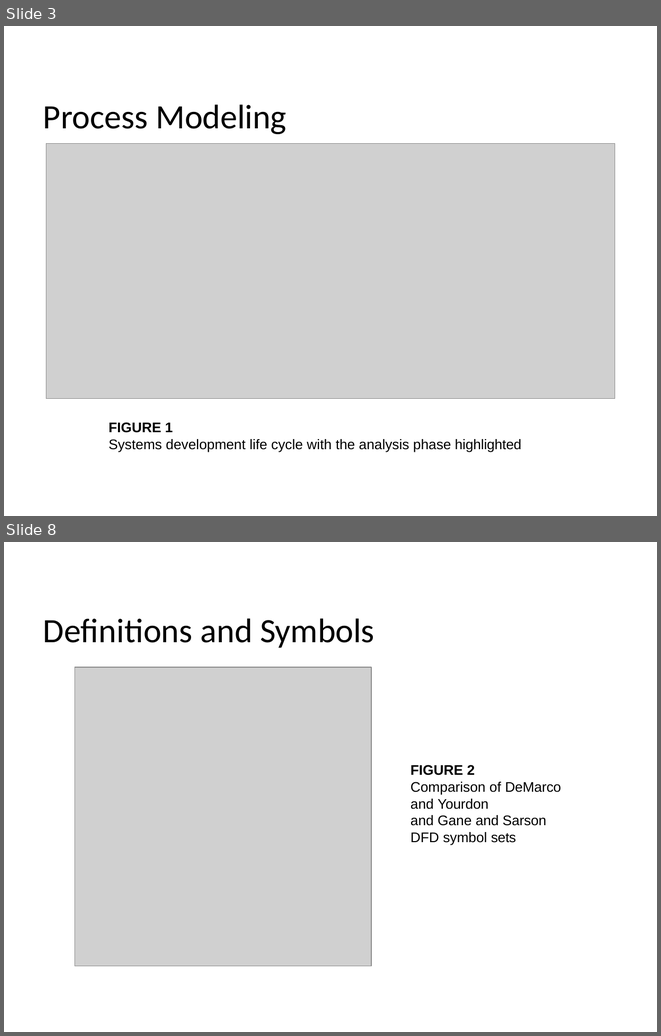
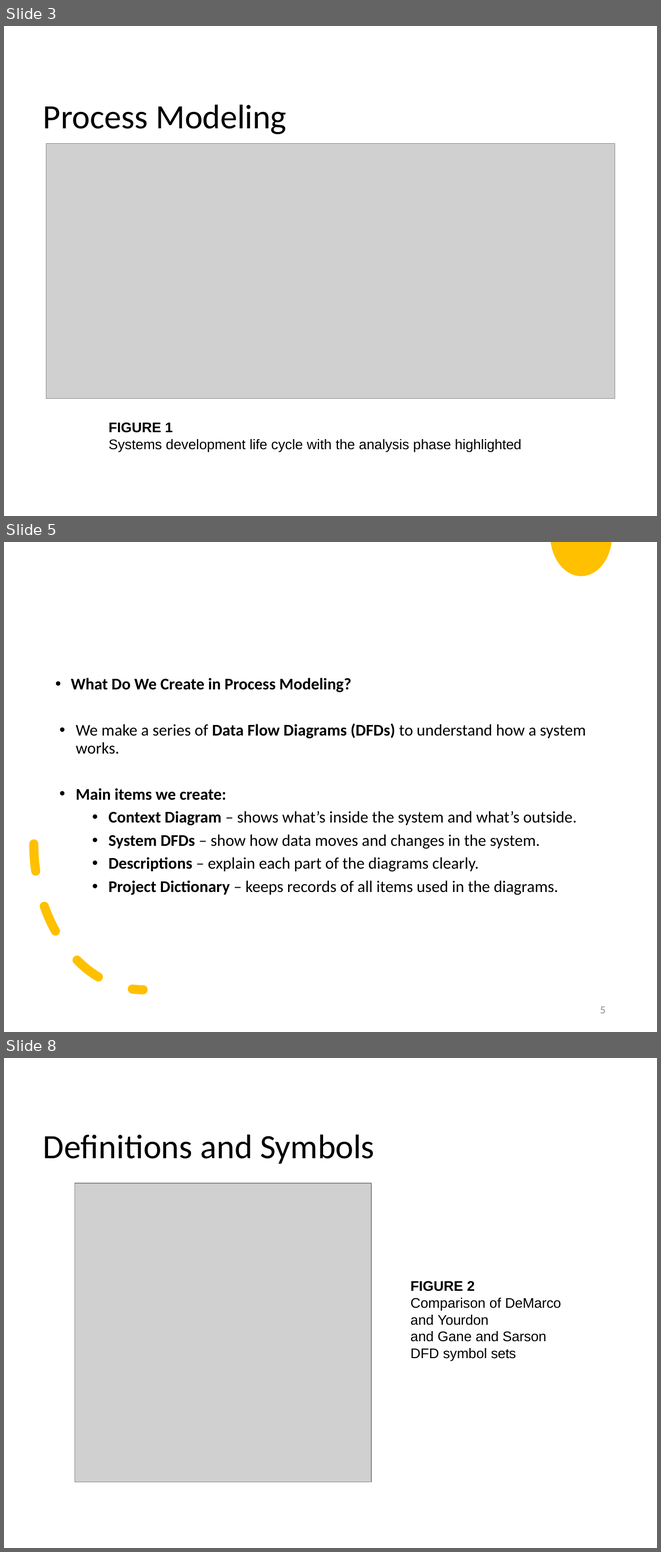
Before and after one commit to weiliang1995/UPM-Master-Software-Engineering-Course, a slide deck: SWE5300/Chapter 3-2 Software Analysis Requirements.pptx. Shown one above the other, each under a label of ours: slides 3 and 8 before the commit, slides 3, 5 and 8 after it; the slides between them are not shown. The pictures are 661x1036 and 661x1552 pixels, drawn with LibreOffice and Linux fonts; fonts in the diff are those of the drawing; grey boxes stand for pictures. Boxes give left, top, right and bottom in pixels: in the first picture for what was removed or moved away, otherwise in the second. Text is boxed around its words. In the diff, an @@ line names an element or a change of style, - is before the commit and + after.

```diff
--- a/SWE5300/Chapter 3-2 Software Analysis Requirements.pptx
+++ b/SWE5300/Chapter 3-2 Software Analysis Requirements.pptx
@@ slide 5 added at [4,542,657,1032], background #FFFFFF @@
@@ freeform shape added at [550,542,611,576], fill #FFC000 @@
@@ text added at [71,678,586,895], 18 pt, text #000000 @@
+• What Do We Create in Process Modeling?
+• We make a series of Data Flow Diagrams (DFDs) to understand how a system works.
+• Main items we create:
+  • Context Diagram – shows what’s inside the system and what’s outside.
+  • System DFDs – show how data moves and changes in the system.
+  • Descriptions – explain each part of the diagrams clearly.
+  • Project Dictionary – keeps records of all items used in the diagrams.
@@ arc (boxed as its full ellipse) added at [34,698,253,990], outline #FFC000 10 pt dashed @@
@@ page number added at [600,1006,606,1013], 12 pt, text #8C8C8C @@
+5
```
Also in this commit, not shown: 8 slides changed, 8 other slides added, 5 slides removed, 4 other files.
